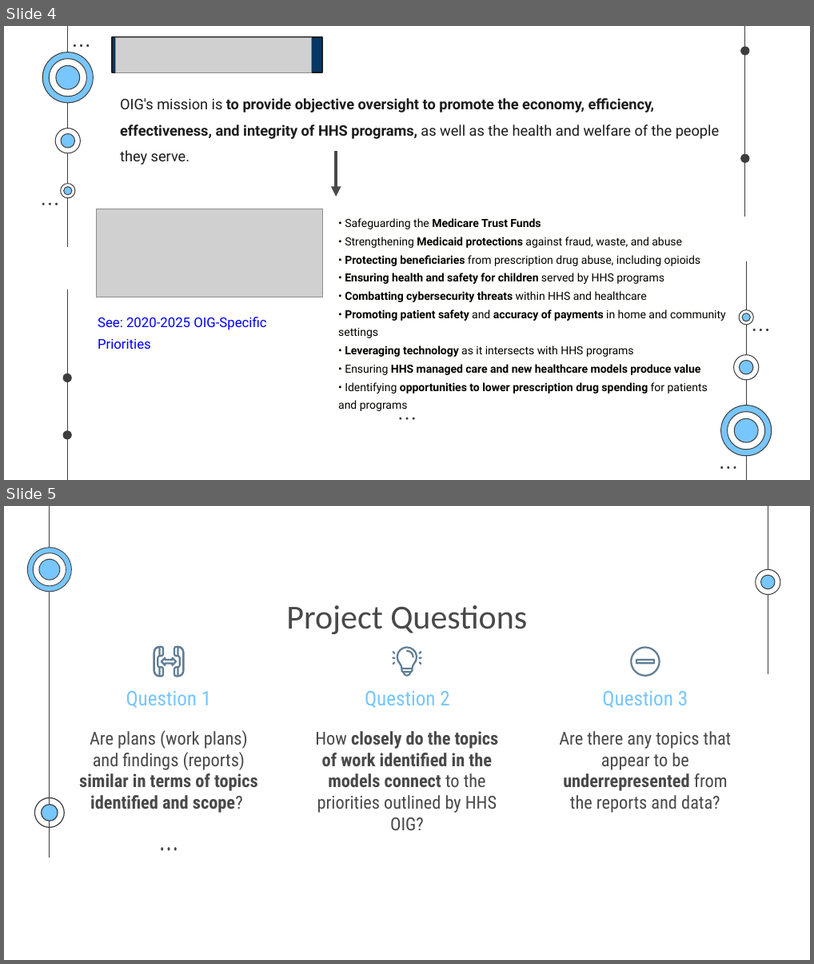
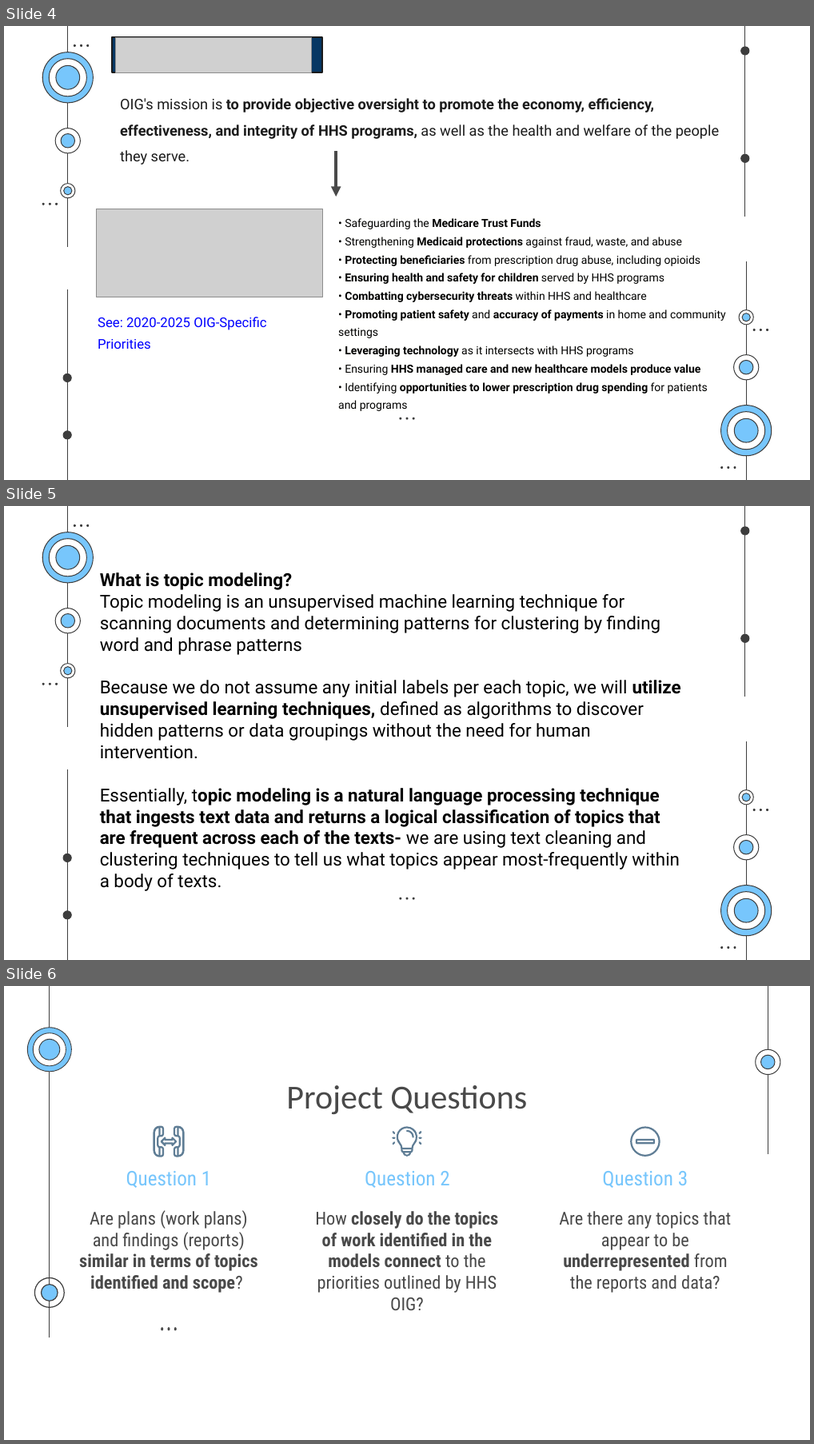
Before and after one commit to Colsai/scott_data606, a slide deck: Project_Presentation/HHSOIG_Topic_Modeling.pptx. Shown one above the other, each under a label of ours: slides 4 and 5 before the commit, slides 4, 5 and 6 after it. The pictures are 814x964 and 814x1444 pixels, drawn with LibreOffice and Linux fonts; fonts in the diff are those of the drawing; grey boxes stand for pictures. Boxes give left, top, right and bottom in pixels: in the first picture for what was removed or moved away, otherwise in the second. Text is boxed around its words. In the diff, an @@ line names an element or a change of style, - is before the commit and + after.

```diff
--- a/Project_Presentation/HHSOIG_Topic_Modeling.pptx
+++ b/Project_Presentation/HHSOIG_Topic_Modeling.pptx
@@ slide 5 added at (4, 506, 810, 960), background #FFFFFF; not listed: 51 template elements that a slide beside it also shows @@
@@ text added at (100, 572, 682, 891), 16 pt, text #000000 @@
+What is topic modeling?
+Topic modeling is an unsupervised machine learning technique for scanning documents and determining patterns for clustering by finding word and phrase patterns
+Because we do not assume any initial labels per each topic, we will utilize unsupervised learning techniques, defined as algorithms to discover hidden patterns or data groupings without the need for human intervention.
+Essentially, topic modeling is a natural language processing technique that ingests text data and returns a logical classification of topics that are frequent across each of the texts- we are using text cleaning and clustering techniques to tell us what topics appear most-frequently within a body of texts.
@@ what was slide 5 is now slide 6 @@
```
Also in this commit, not shown: 6 slides changed.
